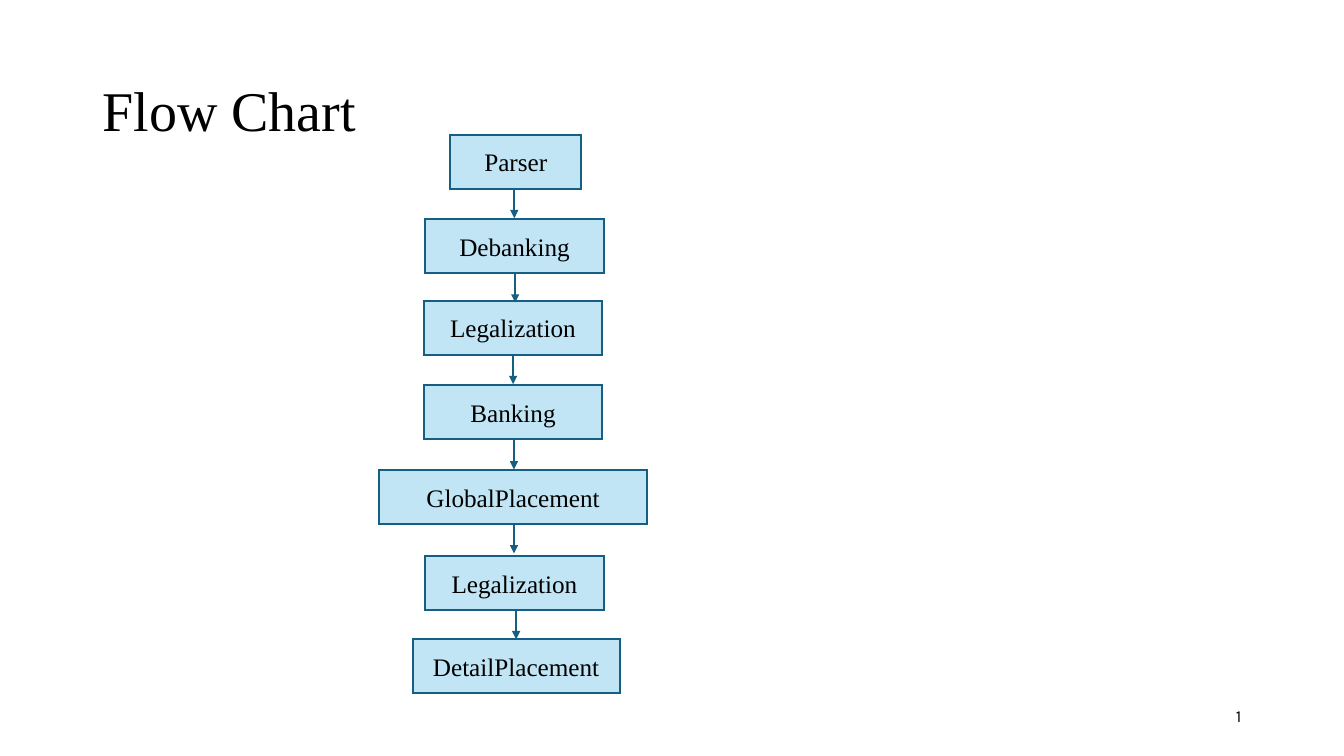
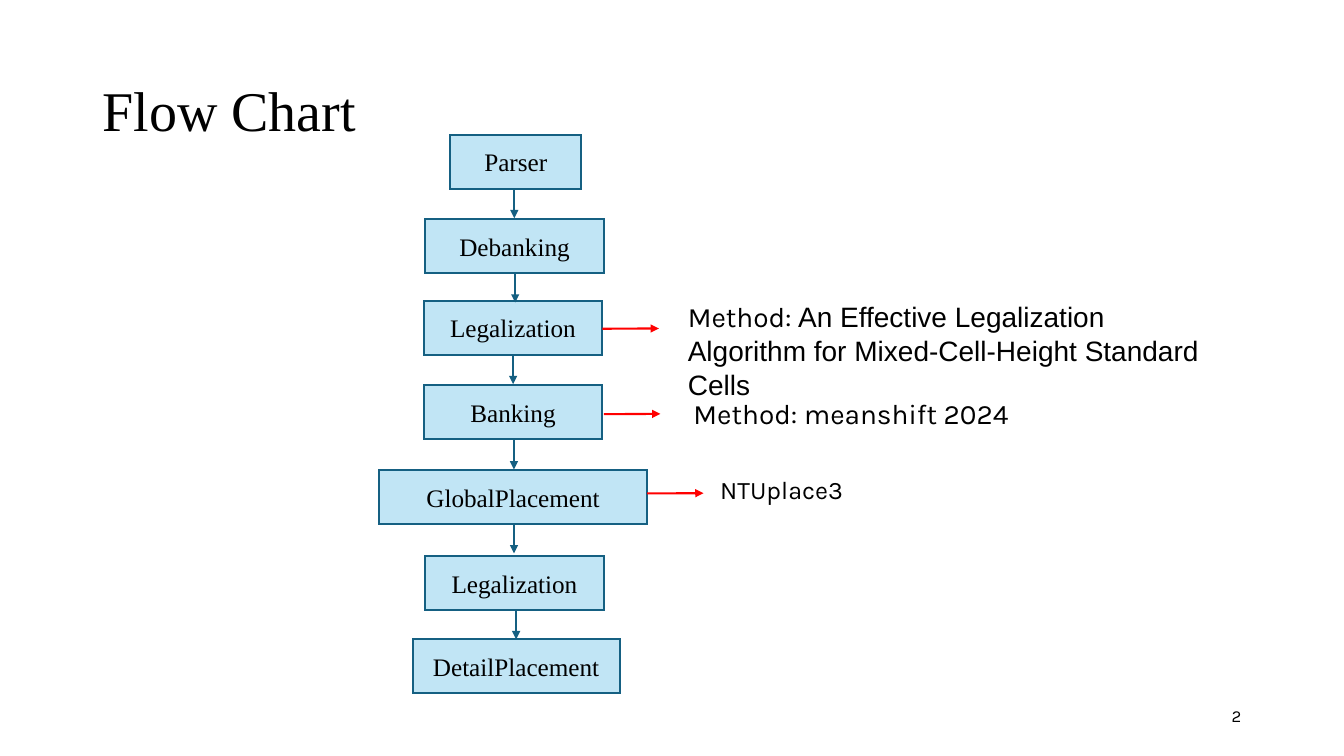
Before and after one commit to demon02130101/Lab, a slide deck: slide 2 of ICCAD/進度報告/0418.pptx (slide 1 before the commit). Drawn at 1344x756 pixels with LibreOffice and Linux fonts; fonts in the diff are those of the drawing. Boxes give left, top, right and bottom in pixels: in the first picture for what was removed or moved away, otherwise in the second. Text is boxed around its words. In the diff, an @@ line names an element or a change of style, - is before the commit and + after.

```diff
--- a/ICCAD/進度報告/0418.pptx
+++ b/ICCAD/進度報告/0418.pptx
@@ arrow added from (603, 329) to (659, 329), #FF0000 1.5 pt @@
@@ text added at (688, 306, 1199, 366), 20 pt, text #000000 @@
+Method: An Effective Legalization Algorithm for Mixed-Cell-Height Standard Cells
@@ arrow added from (604, 414) to (660, 414), #FF0000 1.5 pt @@
@@ text added at (693, 404, 1009, 425), 20 pt, text #000000 @@
+Method: meanshift 2024
@@ arrow added from (647, 494) to (704, 493), #FF0000 1.5 pt @@
@@ text added at (720, 481, 843, 505), 18 pt, text #000000 @@
+NTUplace3
@@ page number at (1232, 711, 1242, 722): text changed @@
-1
+2
```
Also in this commit, not shown: 2 slides added, 1 slide removed, 3 other files.
